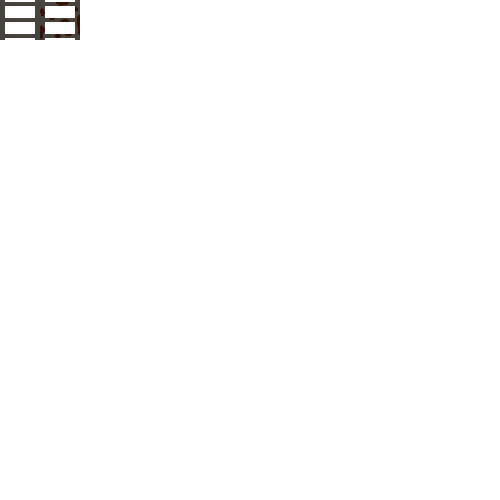
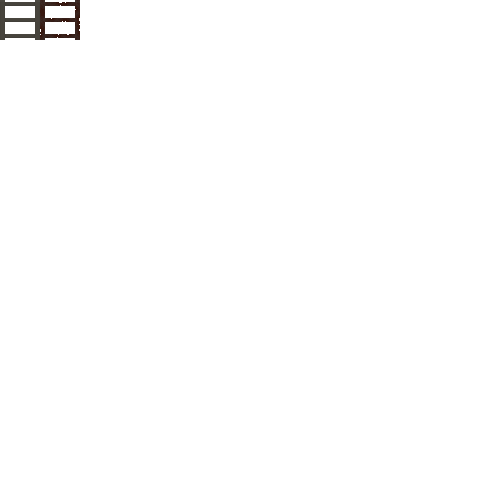
Revision of a layered w=500, h=500 image; what changed, layer by layer:
removed layer "overlay" over [left=40, top=2, right=80, bottom=39]
painted on "Background" over [left=40, top=0, right=80, bottom=40]
